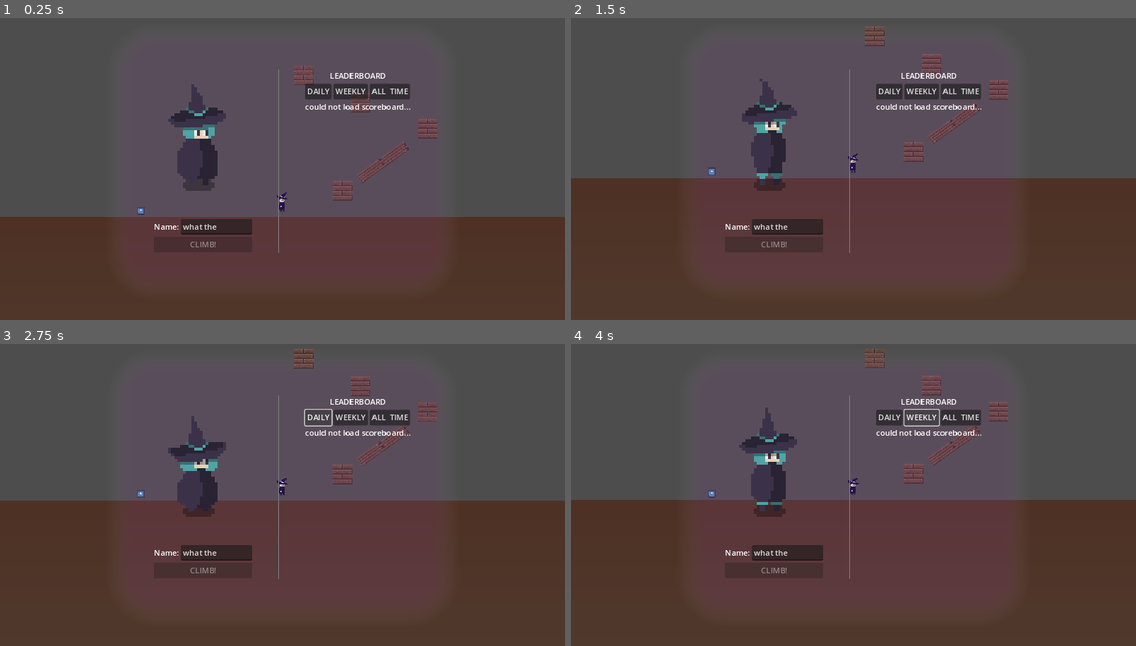
Above: before the commit, frames 1-4 (two rows, left to right).
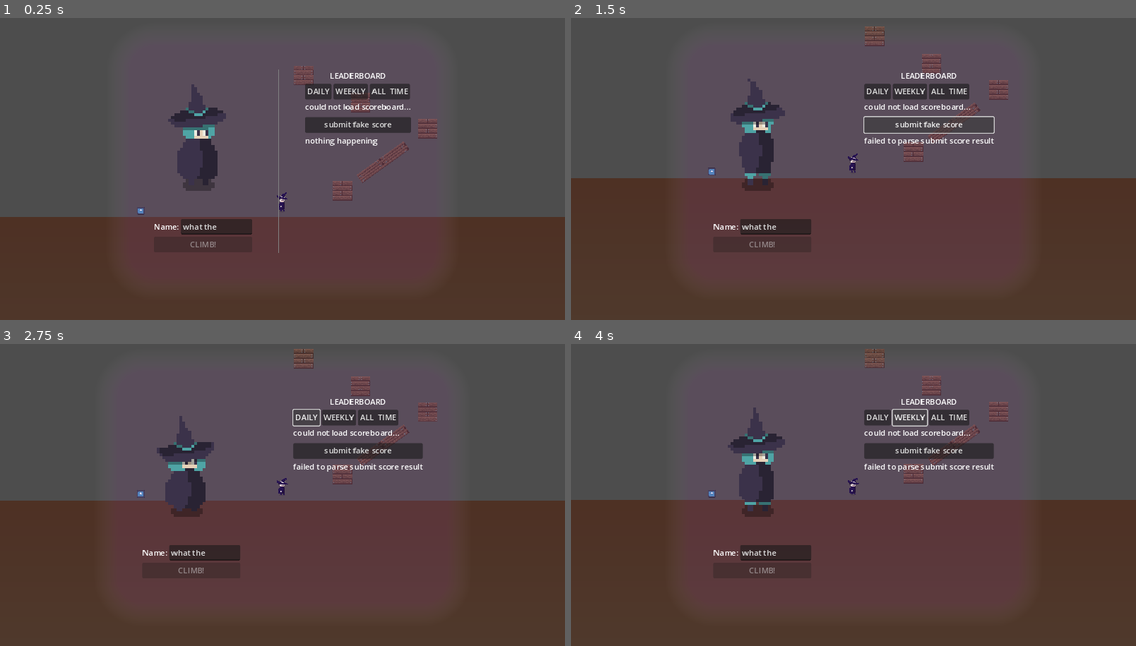
Above: after the commit, the same moments.

Repository: dicemaster5/Summon2Scale
Game: Godot game, scene res://scenes/main.tscn
Two runs of this game, one before a commit and one after it. Both use one fixed random seed, a clock stepped at 60 frames per second and the inputs below. The engine's default icon, where the game draws it, is replaced by a stand-in: a white triangle on a blue panel in a dark square.
Inputs (mouse positions are in pixels of both pictures, inside the frame that each line leads up to):
- Up to frame 1 (0.25 s): no input
- Up to frame 2 (1.5 s): click (926, 123) at 0.5 s, where only the run after the commit has a clickable "submit fake score"; hold D (move_right) from 1.28 s (still down); tap Space (jump) at 1.35 s
- Up to frame 3 (2.75 s): tap Space (jump) at 1.52, 1.82 s; release D (move_right) at 2 s; click "DAILY" at 2 s
- Up to frame 4 (4 s): hold D (move_right) 2.78-3.5 s; tap Shift (run) at 2.85 s; tap Space (jump) at 3.02, 3.05, 3.32 s; click "WEEKLY" at 3.5 s

The runs differ from the first frame. In frame 1, 1.1% of the frame differs, in the area x 54-73%, y 32-43%; in frame 2, 3.4%; in frame 3, 3.9%; in frame 4, 4.2%, in the area x 25-75%, y 17-78%.

Commit message:
add score submit

Diff:
--- a/scenes/scoreboard.tscn
+++ b/scenes/scoreboard.tscn
@@ -3,15 +3,16 @@
 [ext_resource type="Script" path="res://systems/scoreboard.gd" id="1_f72r6"]
 [ext_resource type="PackedScene" uid="uid://dodmau47rvpud" path="res://scenes/scoreboardentry.tscn" id="1_pvbib"]
 
-[node name="VBoxContainer2" type="VBoxContainer" node_paths=PackedStringArray("scoreboardentry_vbox", "http_request_scores", "status_label", "button_time_daily", "button_time_weekly", "button_time_alltime")]
+[node name="VBoxContainer2" type="VBoxContainer" node_paths=PackedStringArray("scoreboardentry_vbox", "http_request_scores", "status_label", "button_time_daily", "button_time_weekly", "button_time_alltime", "http_request_submit")]
 script = ExtResource("1_f72r6")
 scoreboardentry_scene = ExtResource("1_pvbib")
 scoreboardentry_vbox = NodePath("scores")
-http_request_scores = NodePath("HTTPRequest")
+http_request_scores = NodePath("GET scores")
 status_label = NodePath("status label")
 button_time_daily = NodePath("HBoxContainer/button time daily")
 button_time_weekly = NodePath("HBoxContainer/button time weekly")
 button_time_alltime = NodePath("HBoxContainer/button time alltime")
+http_request_submit = NodePath("POST score")
 
 [node name="Label" type="Label" parent="."]
 layout_mode = 2
@@ -39,4 +40,14 @@
 [node name="scores" type="VBoxContainer" parent="."]
 layout_mode = 2
 
-[node name="HTTPRequest" type="HTTPRequest" parent="."]
+[node name="GET scores" type="HTTPRequest" parent="."]
+
+[node name="POST score" type="HTTPRequest" parent="."]
+
+[node name="test button" type="Button" parent="."]
+visible = false
+layout_mode = 2
+text = "submit fake score"
+
+[node name="test label" type="Label" parent="."]
+layout_mode = 2
--- a/systems/scoreboard.gd
+++ b/systems/scoreboard.gd
@@ -7,21 +7,42 @@
 @export var button_time_daily: Button
 @export var button_time_weekly: Button
 @export var button_time_alltime: Button
+@export var http_request_submit: HTTPRequest
+
+var current_board = "daily" # "daily" or "weekly" or "alltime"
+
+signal submit_score_start
+signal submit_score_fail
+signal submit_score_success
+
+var test_label
 
 # Called when the node enters the scene tree for the first time.
 func _ready() -> void:
 	button_time_daily.pressed.connect(_fetch_things("daily"))
 	button_time_weekly.pressed.connect(_fetch_things("weekly"))
 	button_time_alltime.pressed.connect(_fetch_things("alltime"))
-	_fetch_things("alltime").call()
+	refresh_leadereboard()
+
+	if OS.is_debug_build():
+		$"test button".visible = true
+		$"test button".pressed.connect(submit_fake_score)
+		test_label = $"test label"
+		test_label.visible = true
+		test_label.text = "nothing happening"
+
 
 # Called every frame. 'delta' is the elapsed time since the previous frame.
 func _process(delta: float) -> void:
 	pass
 
+func refresh_leadereboard():
+	_fetch_things(current_board).call()
+
 func _fetch_things(timeframe: String) -> Callable:
 	var _fetch_timeframe = func():
 		print("[%s] starting request" % Time.get_datetime_string_from_system())
+		current_board = timeframe
 
 		for i in range(0, scoreboardentry_vbox.get_child_count()):
 			scoreboardentry_vbox.get_child(i).queue_free()
@@ -47,7 +68,10 @@
 		status_label.text = "could not load scoreboard..."
 		return
 
-	var scores = response["scores"]
+	var scores = response.get("scores")
+	if scores == null:
+		status_label.text = "could not load scoreboard..."
+		return
 
 	for score in scores:
 		var name: String = score["name"]
@@ -59,3 +83,84 @@
 		scoreboardentry_vbox.add_child(scoreboardentry)
 
 	status_label.visible = false
+
+func submit_score(
+	name: String,
+	max_height: float,
+	time_total_s: float,
+	time_building_s: float,
+	time_scaling_s: float,
+	blocks_placed: int,
+	jumps: int,
+	distance_fallen: float,
+):
+	print("[%s] starting score submit" % Time.get_datetime_string_from_system())
+	submit_score_start.emit()
+	test_label.text = "starting submit"
+
+	var now = Time.get_datetime_string_from_unix_time(Time.get_unix_time_from_system())
+
+	var data = {
+		"timestamp": now,
+		"name": name,
+		"max_height": max_height,
+		"time_total_s": time_total_s,
+		"time_building_s": time_building_s,
+		"time_scaling_s": time_scaling_s,
+		"blocks_placed": blocks_placed,
+		"jumps": jumps,
+		"distance_fallen": distance_fallen
+	}
+	var json = JSON.stringify(data)
+
+	http_request_submit.request_completed.connect(_submit_score_completed)
+
+	var error = http_request_submit.request(
+			"https://summon2scale.alifeee.co.uk/score/new",
+			[
+				"Content-Type: application/json"
+			],
+			HTTPClient.METHOD_POST,
+			json
+		)
+	if error != OK:
+		submit_score_fail.emit("failed to make HTTP request")
+		test_label.text = "failed to make HTTP request"
+
+
+func _submit_score_completed(result, response_code, headers, body):
+	print("[%s] submit completed" % Time.get_datetime_string_from_system())
+
+	var json_response = JSON.new()
+	json_response.parse(body.get_string_from_utf8())
+	var response = json_response.get_data()
+	print("scoreboard response:", response)
+	if response == null:
+		submit_score_fail.emit("failed to parse submit score result")
+		test_label.text = "failed to parse submit score result"
+		return
+
+	var success = response["success"]
+	if success != true:
+		submit_score_fail.emit("failed to submit score")
+		test_label.text = "failed to submit score"
+	var id = response["id"]
+
+	submit_score_success.emit("success", id)
+	test_label.text = "added score with id %s" % id
+
+	refresh_leadereboard()
+
+func submit_fake_score():
+	var random = RandomNumberGenerator.new()
+	var num = randi() % 50
+	submit_score(
+		"alifeee %s" % num,
+		114.7,
+		120.0,
+		100.1,
+		19.9,
+		59,
+		83,
+		35.6,
+	)
